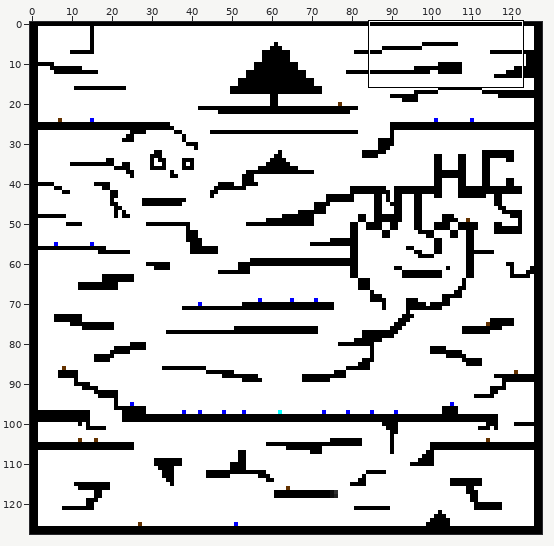
File history of a sprite sheet, level.png. The picture above shows the old version from afar; the outline marks the close-up.
Close-up. First the earlier version:
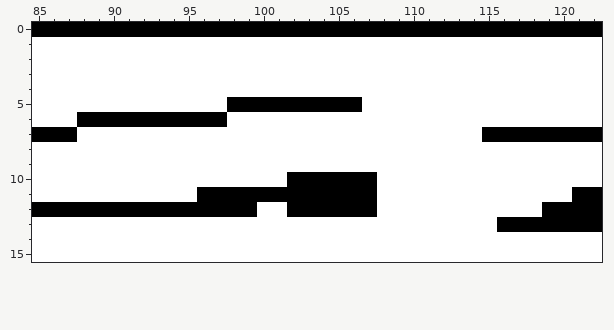
The file is 128x128 pixels. Colours within 5 levels of each other are drawn and written as one. Shown: x 85..122, y 0..15. The commit also changed other parts of the picture, which this record leaves out.
Once edited:
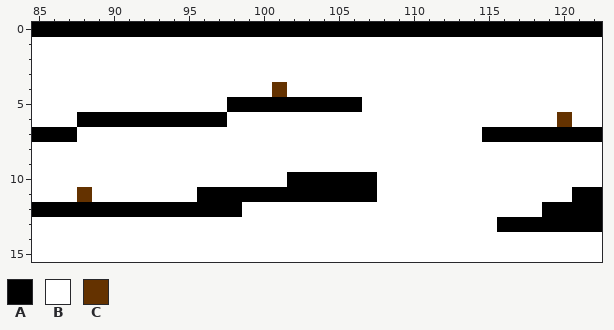
Palette (. is transparent): A #000000  B #ffffff  C #643200
The exact change:
{"y":4,"x":101,"old":"B","new":"C"}
{"y":6,"x":120,"old":"B","new":"C"}
{"y":11,"x":88,"old":"B","new":"C"}
{"y":12,"x":99,"old":"A","new":"B"}
{"y":12,"x":102,"old":"AAAAAA","new":"BBBBBB"}
